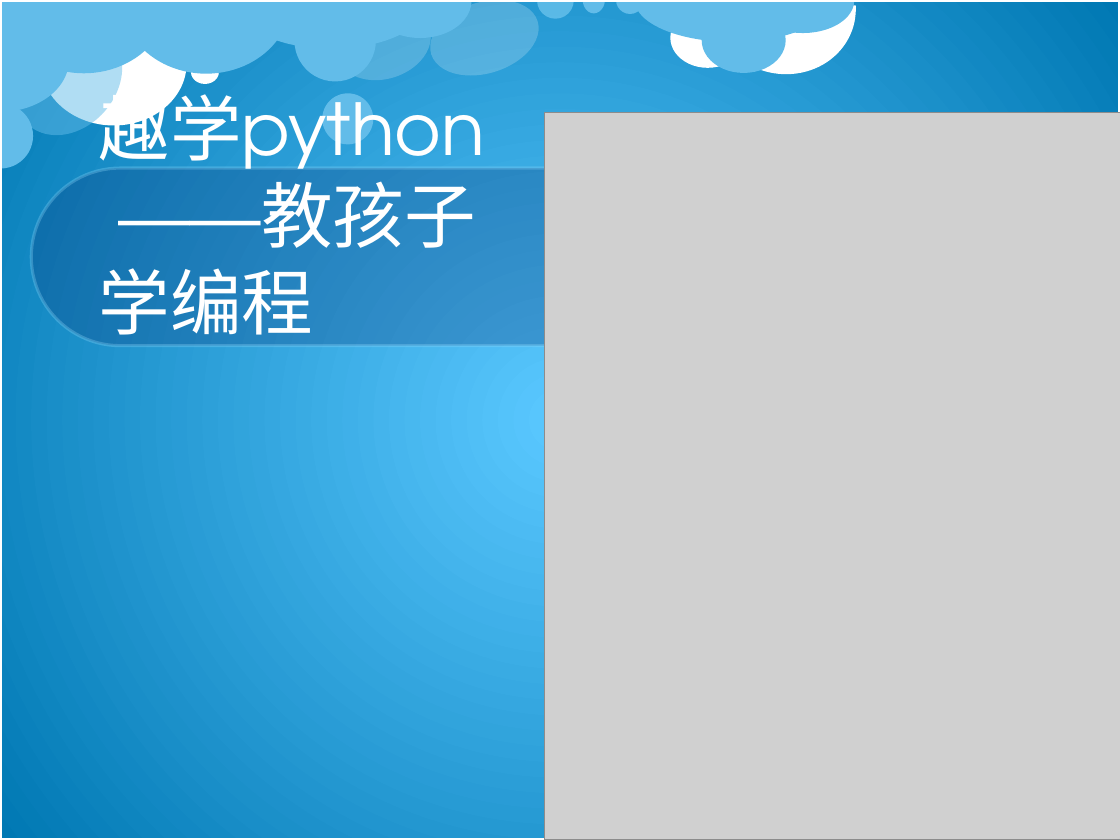
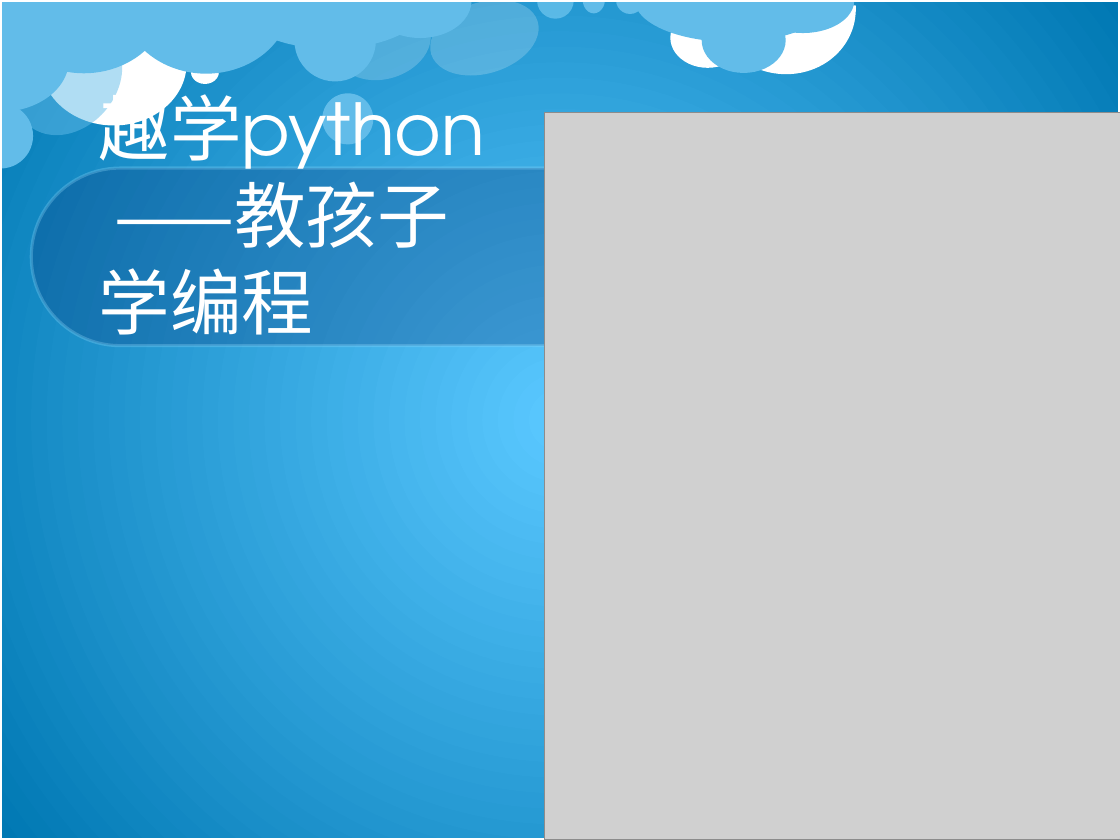
Before and after one commit to calvinweb/ppt, a slide deck: slide 2 of 读书交流-林愉轩.pptx. Drawn at 1120x840 pixels with LibreOffice and Linux fonts; fonts in the diff are those of the drawing; grey boxes stand for pictures; background and template pictures are left out. Boxes give left, top, right and bottom in pixels: in the first picture for what was removed or moved away, otherwise in the second. Text is boxed around its words. In the diff, an @@ line names an element or a change of style, - is before the commit and + after.

```diff
--- a/读书交流-林愉轩.pptx
+++ b/读书交流-林愉轩.pptx
@@ title "趣学python ——教孩子 学编程" at box(99, 82, 486, 347): font TeX Gyre Adventor to Noto Sans CJK JP in "——教孩子 学编程" @@
```
Also in this commit, not shown: 1 other slide changed, 2 slides added.
